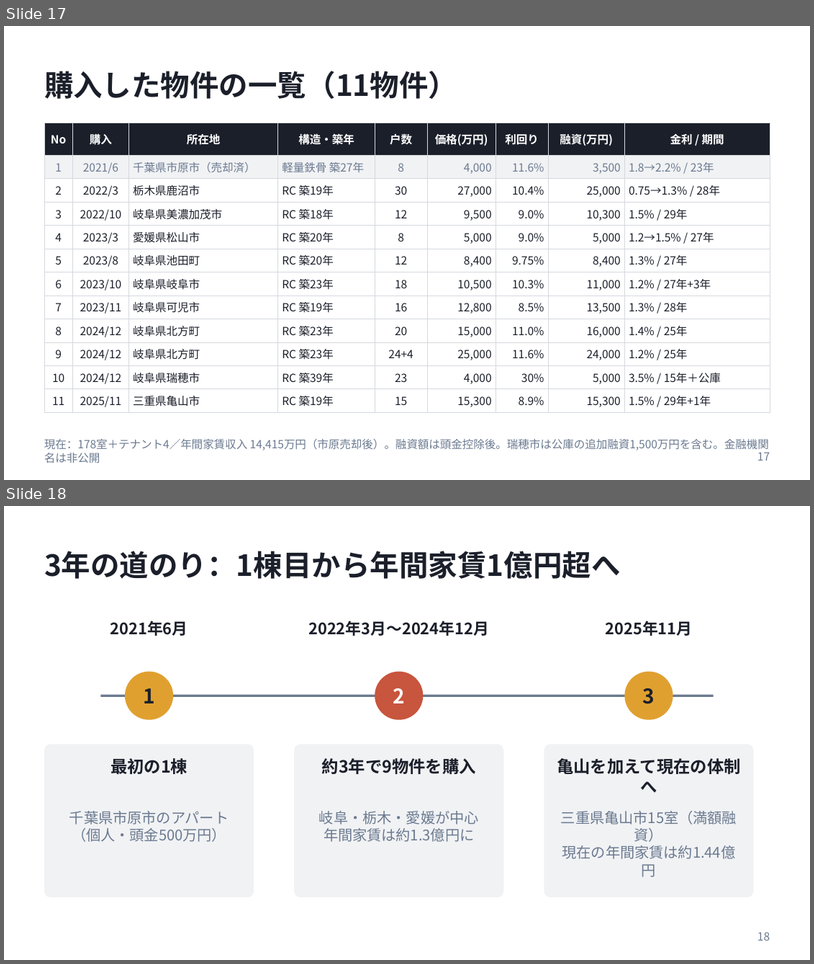
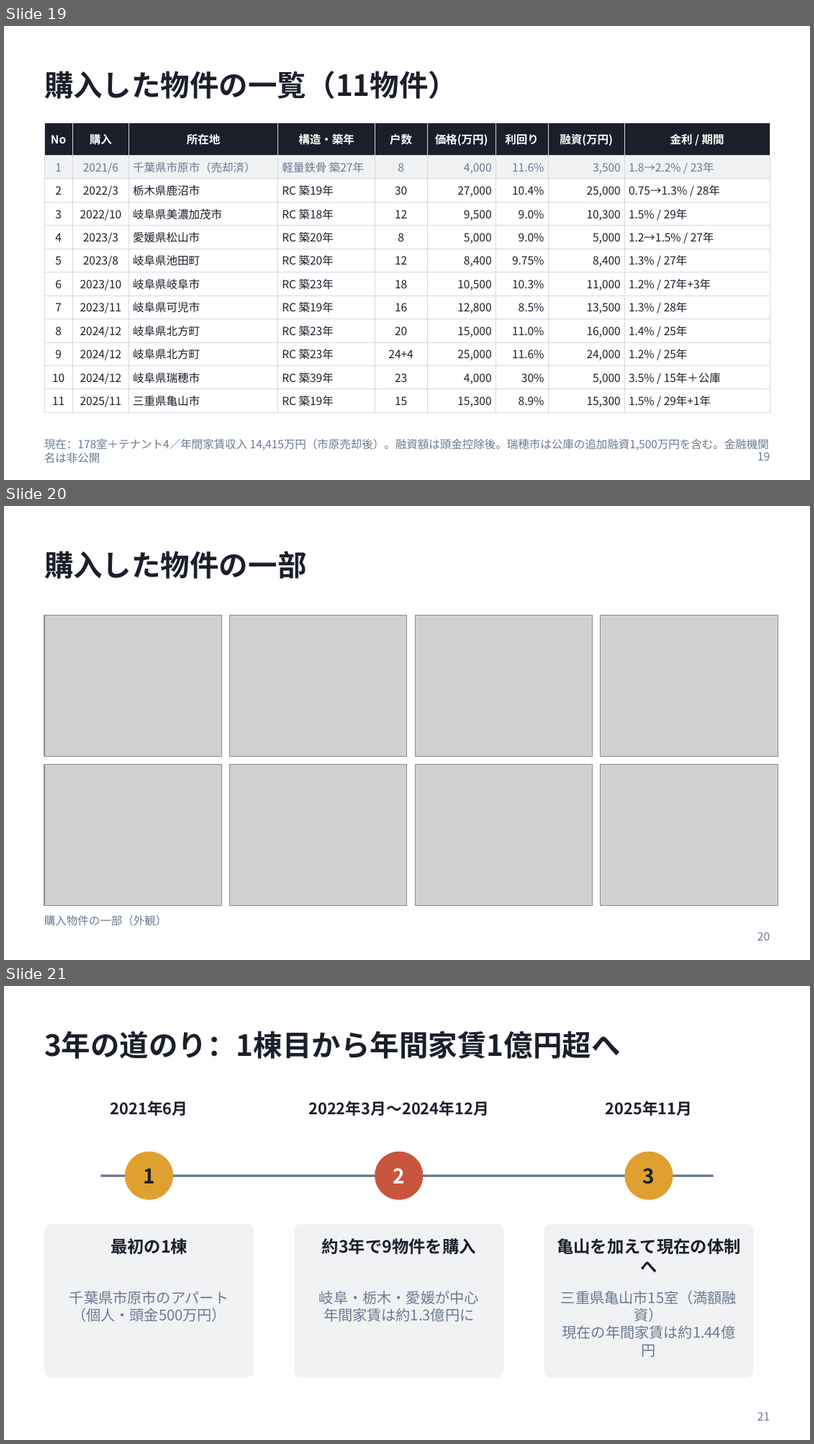
Before and after one commit to daisuke2009/avatars1, a slide deck: presentations/20261023_弱者の戦略_発表資料.pptx. Shown one above the other, each under a label of ours: slides 17 and 18 before the commit, slides 19, 20 and 21 after it. The pictures are 814x964 and 814x1444 pixels, drawn with LibreOffice and Linux fonts; fonts in the diff are those of the drawing; grey boxes stand for pictures. Boxes give left, top, right and bottom in pixels: in the first picture for what was removed or moved away, otherwise in the second. Text is boxed around its words. In the diff, an @@ line names an element or a change of style, - is before the commit and + after.

```diff
--- a/presentations/20261023_弱者の戦略_発表資料.pptx
+++ b/presentations/20261023_弱者の戦略_発表資料.pptx
@@ slide 20 added at (4, 506, 810, 960), background #FFFFFF @@
@@ title added at (44, 551, 306, 579), 26 pt, text #1B1F2A, bold @@
+購入した物件の一部
@@ picture added at (44, 615, 221, 756) @@
@@ picture added at (230, 615, 407, 756) @@
@@ picture added at (415, 615, 593, 756) @@
@@ picture added at (601, 615, 778, 756) @@
@@ picture added at (44, 764, 221, 905) @@
@@ picture added at (230, 764, 407, 905) @@
@@ picture added at (415, 764, 593, 905) @@
@@ picture added at (601, 764, 778, 905) @@
@@ text added at (44, 915, 167, 926), 10 pt, text #6B7A90 @@
+購入物件の一部（外観）
@@ page number added at (758, 932, 770, 940), 10 pt, text #6B7A90 @@
+20
@@ what was slide 17 is now slide 19 @@
@@ page number at (758, 452, 770, 460): text changed @@
-17
+19
@@ what was slide 18 is now slide 21 @@
@@ page number at (758, 1412, 770, 1420): text changed @@
-18
+21
```
Also in this commit, not shown: 7 slides changed, 4 other slides added.
